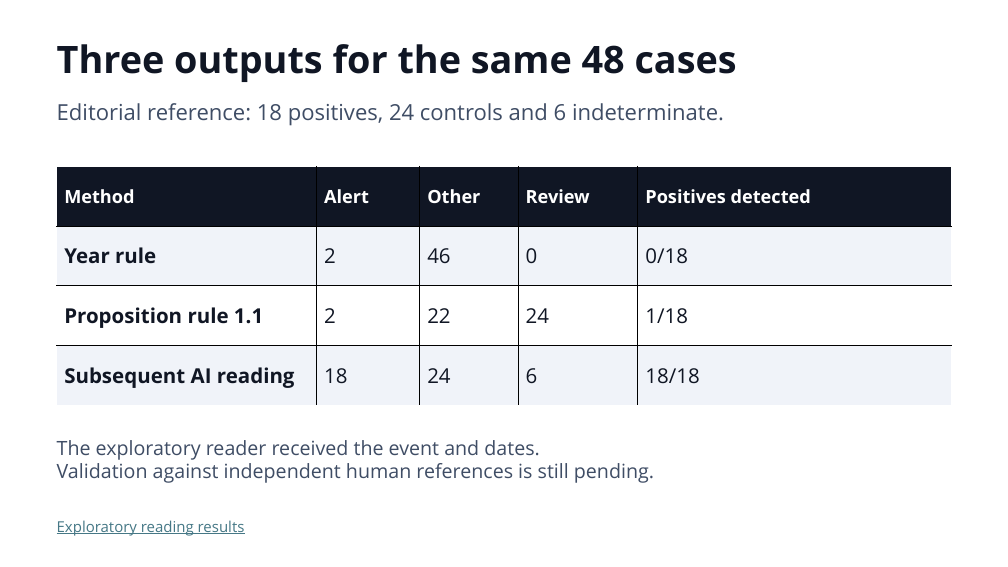
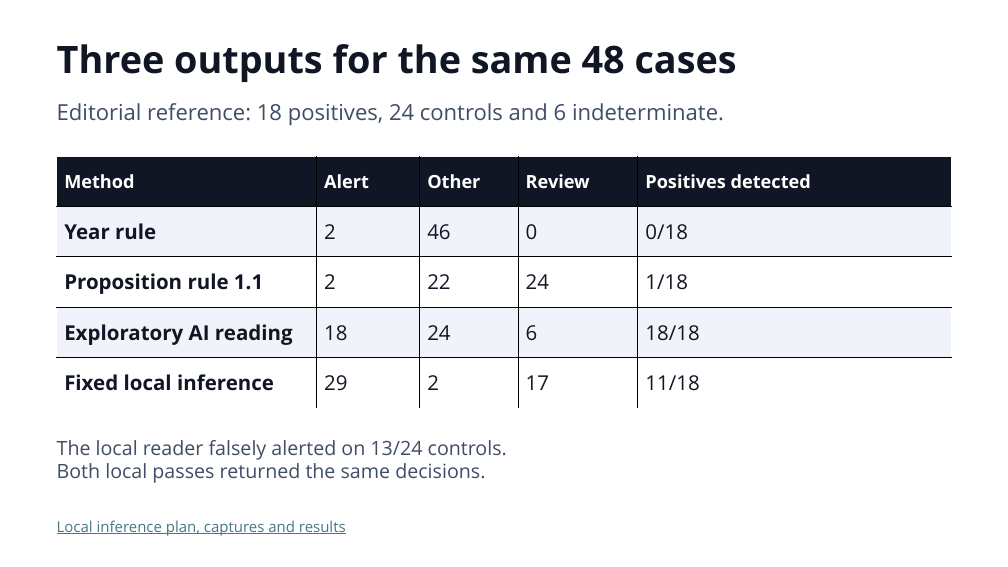
Before and after one commit to joinsnipe/SPE_AUDIT, a slide deck: slide 4 of research/temporal-audit/post11/talk/slides_en.pptx. Drawn at 1008x567 pixels with LibreOffice and Linux fonts; fonts in the diff are those of the drawing. Boxes give left, top, right and bottom in pixels: in the first picture for what was removed or moved away, otherwise in the second. Text is boxed around its words. In the diff, an @@ line names an element or a change of style, - is before the commit and + after.

Commit message:
Publish the bilingual follow-up, two frozen local inference replays, 17 external passages and the review desk

```diff
--- a/research/temporal-audit/post11/talk/slides_en.pptx
+++ b/research/temporal-audit/post11/talk/slides_en.pptx
@@ table at (57,156,951,408) @@
-row 4: Subsequent AI reading | 18 | 24 | 6 | 18/18
+row 4: Exploratory AI reading | 18 | 24 | 6 | 18/18
+row 5: Fixed local inference | 29 | 2 | 17 | 11/18
@@ table: place and size @@
-table at (57,166,951,406)
+table at (57,156,951,408)
@@ text at (57,440,507,483): text changed @@
-The exploratory reader received the event and dates.
-Validation against independent human references is still pending.
+The local reader falsely alerted on 13/24 controls.
+Both local passes returned the same decisions.
@@ text at (57,520,346,536): text changed @@
-Exploratory reading results
+Local inference plan, captures and results
```
Also in this commit, not shown: 43 other files.
